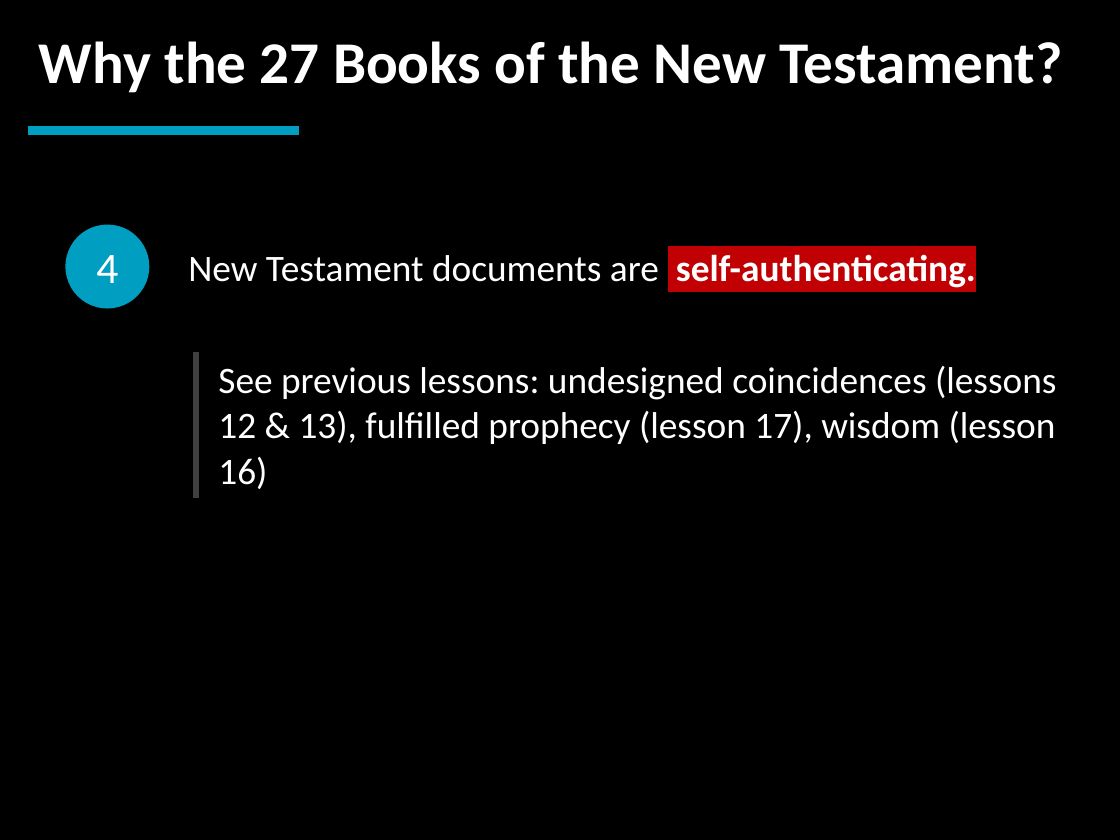
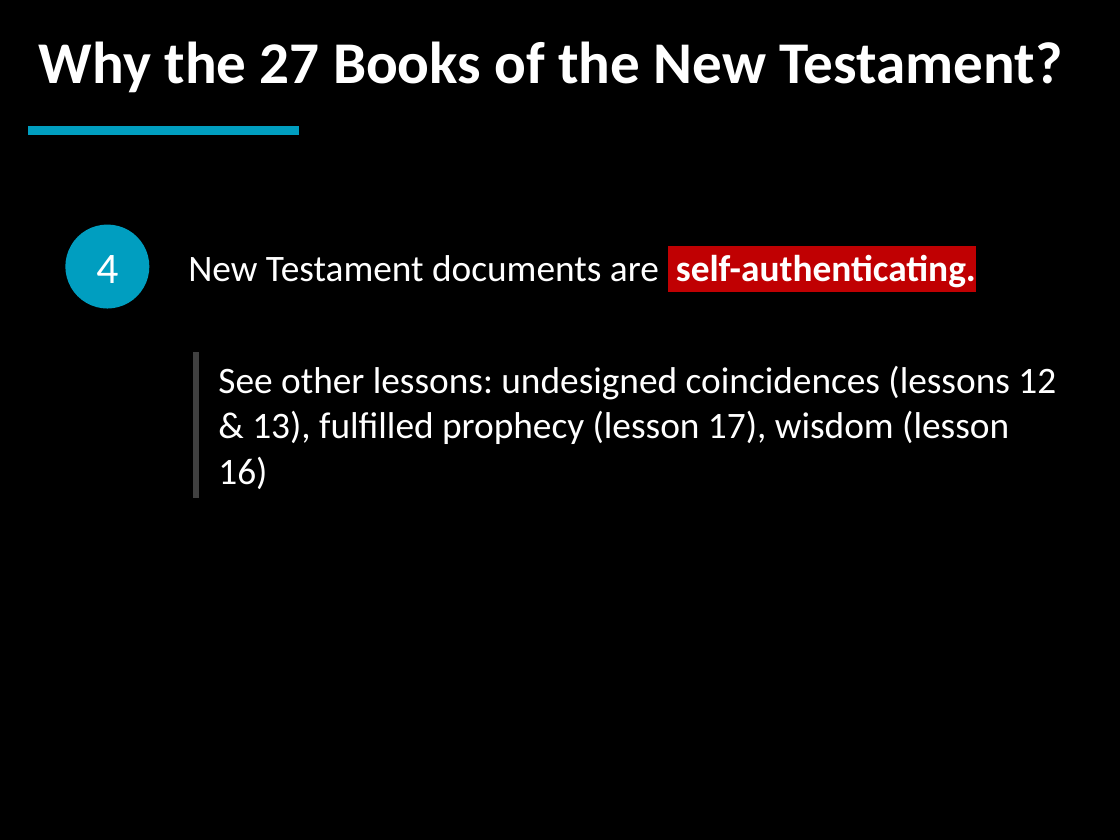
Before and after one commit to LukeMurphey/Ai1L, a slide deck: slide 15 of companion-website/public/files/7. Primacy of the Primary Sources.pptx. Drawn at 1120x840 pixels with LibreOffice and Linux fonts; fonts in the diff are those of the drawing. Boxes give left, top, right and bottom in pixels: in the first picture for what was removed or moved away, otherwise in the second. Text is boxed around its words. In the diff, an @@ line names an element or a change of style, - is before the commit and + after.

Commit message:
Updating slides for lesson 7

```diff
--- a/companion-website/public/files/7. Primacy of the Primary Sources.pptx
+++ b/companion-website/public/files/7. Primacy of the Primary Sources.pptx
@@ table at (x1=196, y1=352, x2=1073, y2=497) @@
-row 1, column 1: See previous lessons: undesigned coincidences (lessons 12 & 13), fulfilled prophecy (lesson 17), wisdom (lesson 16)
+row 1, column 1: See other lessons: undesigned coincidences (lessons 12 & 13), fulfilled prophecy (lesson 17), wisdom (lesson 16)
```
Also in this commit, not shown: 2 other slides changed, 1 slide added, 1 slide removed.
